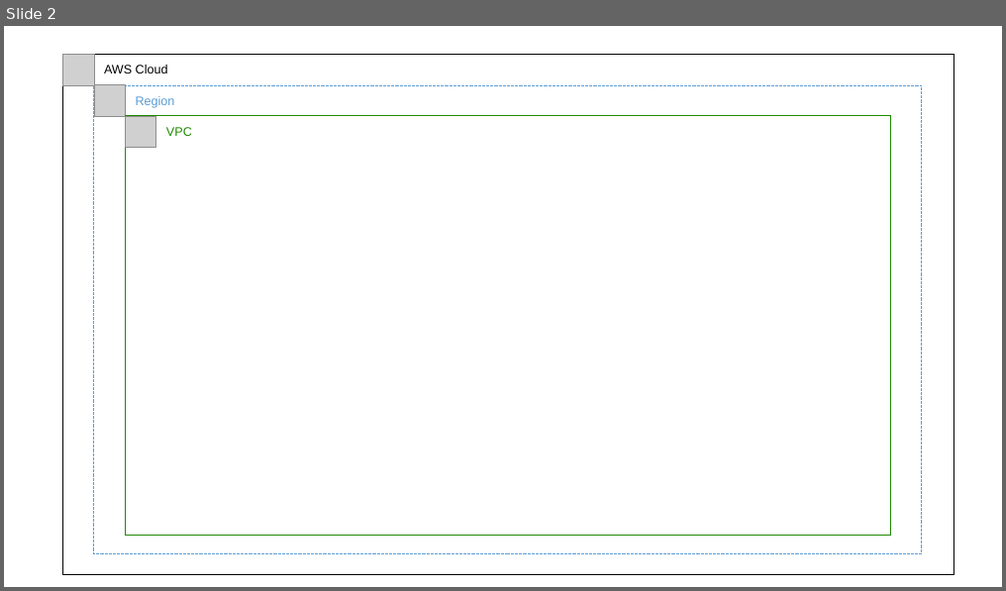
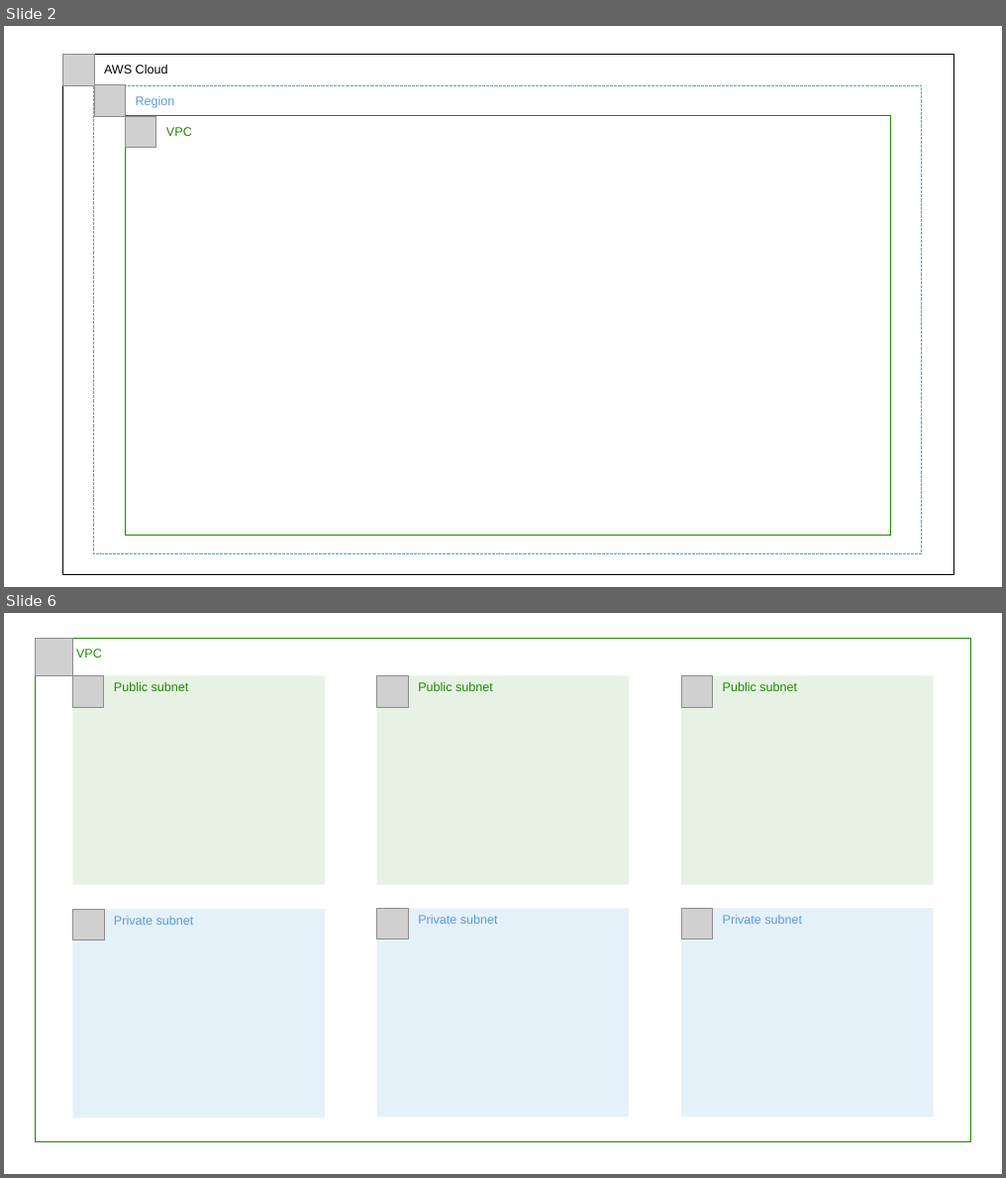
Before and after one commit to nand0l/study, a slide deck: Presentatie1.pptx. Shown one above the other, each under a label of ours: slide 2 before the commit, slides 2 and 6 after it; the slides between them are not shown. The pictures are 1006x591 and 1006x1178 pixels, drawn with LibreOffice and Linux fonts; fonts in the diff are those of the drawing; grey boxes stand for pictures. Boxes give left, top, right and bottom in pixels: in the first picture for what was removed or moved away, otherwise in the second. Text is boxed around its words. In the diff, an @@ line names an element or a change of style, - is before the commit and + after.

```diff
--- a/Presentatie1.pptx
+++ b/Presentatie1.pptx
@@ slide 6 added at bbox=[4, 613, 1002, 1174], background #FFFFFF @@
@@ rectangle added at bbox=[36, 639, 971, 1143], outline #1E8900 1 pt, 12 pt, text #1E8900 @@
+VPC
@@ picture added at bbox=[36, 639, 73, 676] @@
@@ rectangle added at bbox=[73, 676, 325, 884], fill #1D8900 at 10% opacity, 12 pt, text #1E8900 @@
+Public subnet
@@ picture added at bbox=[73, 676, 104, 707] @@
@@ rectangle added at bbox=[377, 676, 629, 884], fill #1D8900 at 10% opacity, 12 pt, text #1E8900 @@
+Public subnet
@@ picture added at bbox=[377, 676, 408, 707] @@
@@ rectangle added at bbox=[681, 676, 934, 884], fill #1D8900 at 10% opacity, 12 pt, text #1E8900 @@
+Public subnet
@@ picture added at bbox=[681, 676, 713, 707] @@
@@ rectangle added at bbox=[73, 909, 325, 1118], fill #007CBC at 10% opacity, 12 pt, text #5B9CD5 @@
+Private subnet
@@ picture added at bbox=[73, 909, 104, 941] @@
@@ rectangle added at bbox=[377, 909, 629, 1118], fill #007CBC at 10% opacity, 12 pt, text #5B9CD5 @@
+Private subnet
@@ picture added at bbox=[377, 909, 408, 940] @@
@@ rectangle added at bbox=[681, 908, 934, 1117], fill #007CBC at 10% opacity, 12 pt, text #5B9CD5 @@
+Private subnet
@@ picture added at bbox=[681, 908, 713, 940] @@
```
Also in this commit, not shown: 2 slides changed, 1 other slide added, 2 other files.
